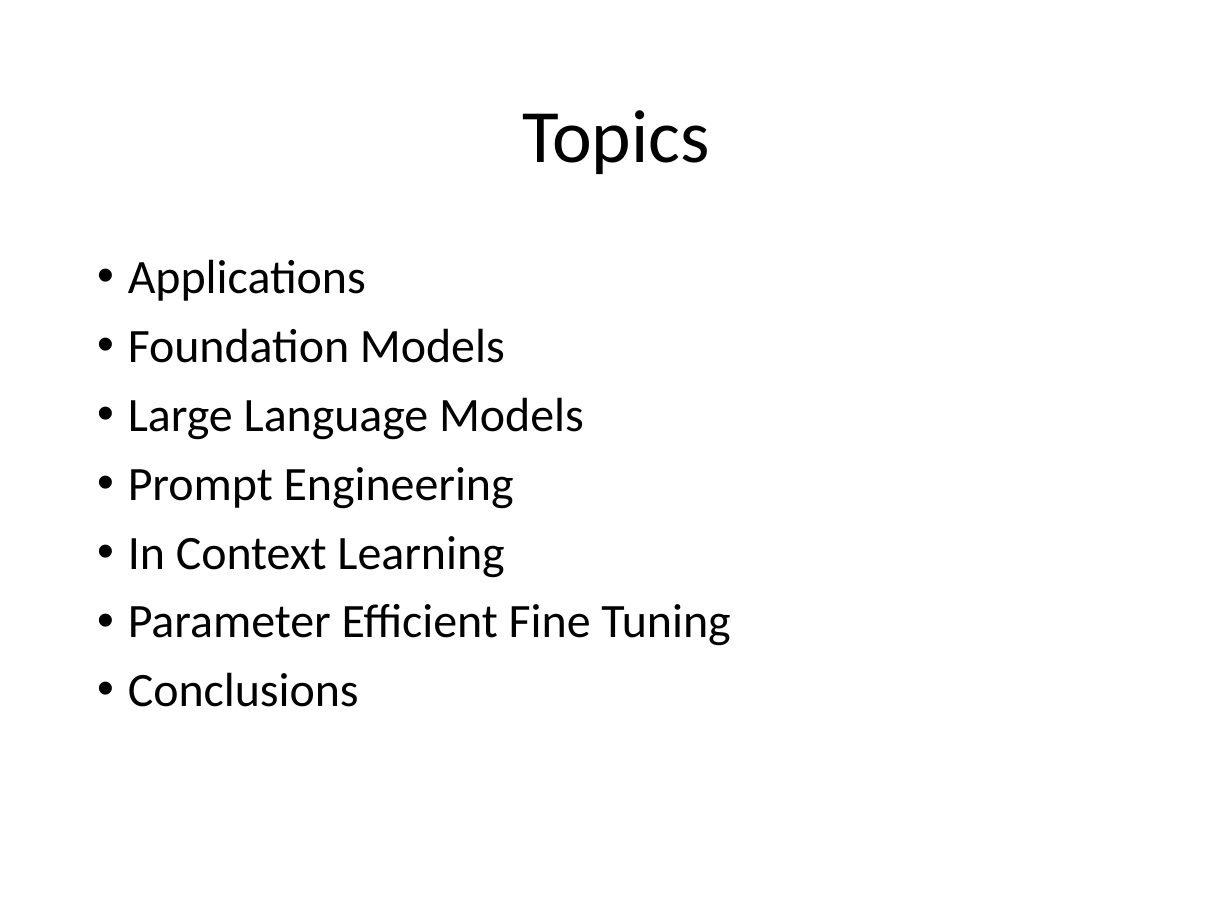
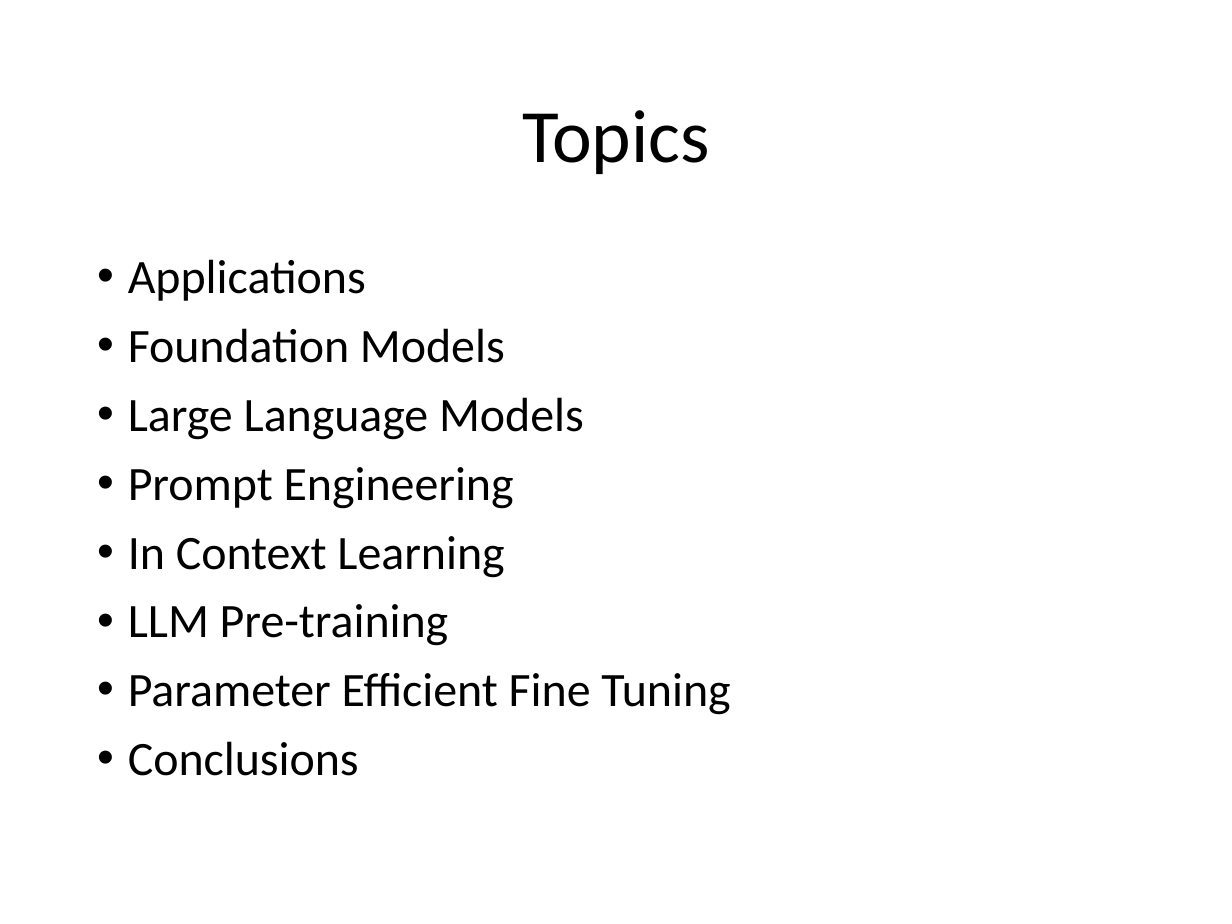
Before and after one commit to look4pritam/LargeLanguageModels, a slide deck: slide 2 of Presentations/LargeLanguageModels.pptx. Drawn at 1232x924 pixels with LibreOffice and Linux fonts; fonts in the diff are those of the drawing. Boxes give left, top, right and bottom in pixels: in the first picture for what was removed or moved away, otherwise in the second. Text is boxed around its words. In the diff, an @@ line names an element or a change of style, - is before the commit and + after.

```diff
--- a/Presentations/LargeLanguageModels.pptx
+++ b/Presentations/LargeLanguageModels.pptx
@@ text at <box>128,604,449,646</box>: paragraph added @@
+• LLM Pre-training
```
Also in this commit, not shown: 1 other slide changed, 3 slides added, 1 slide removed.
